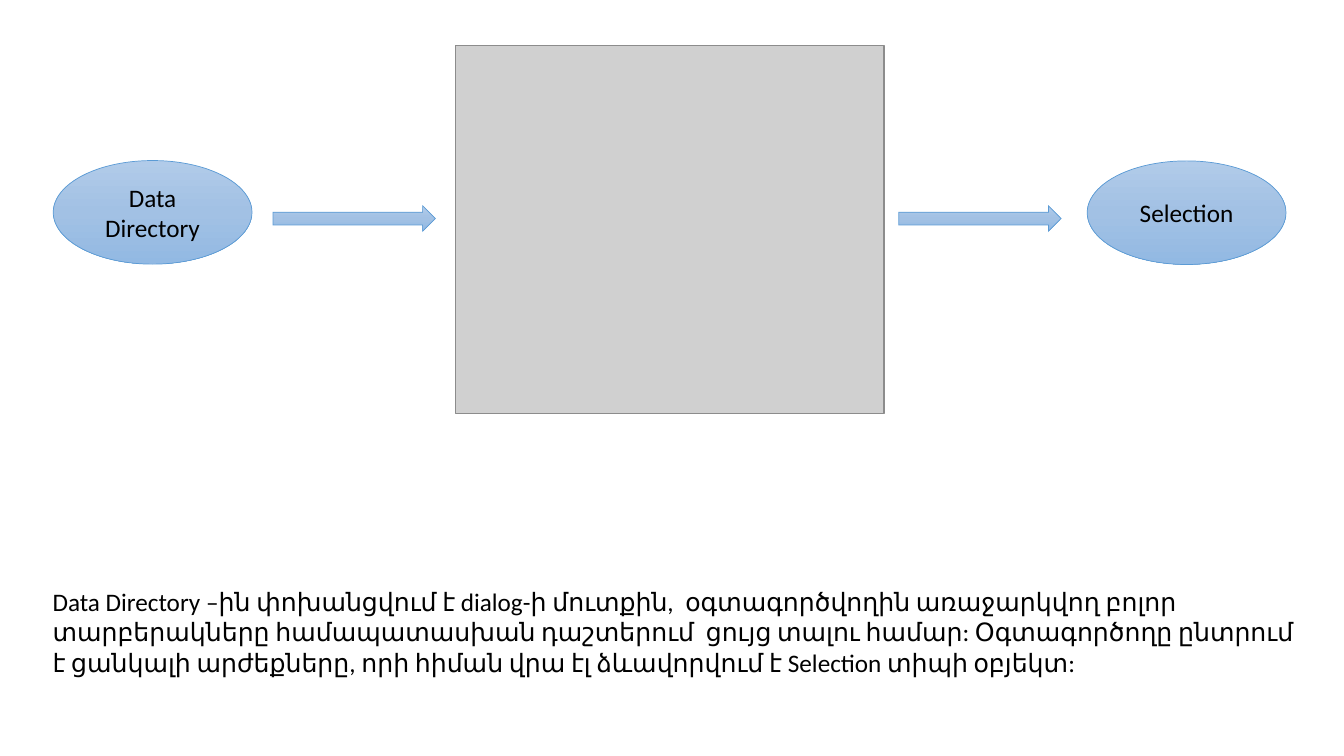
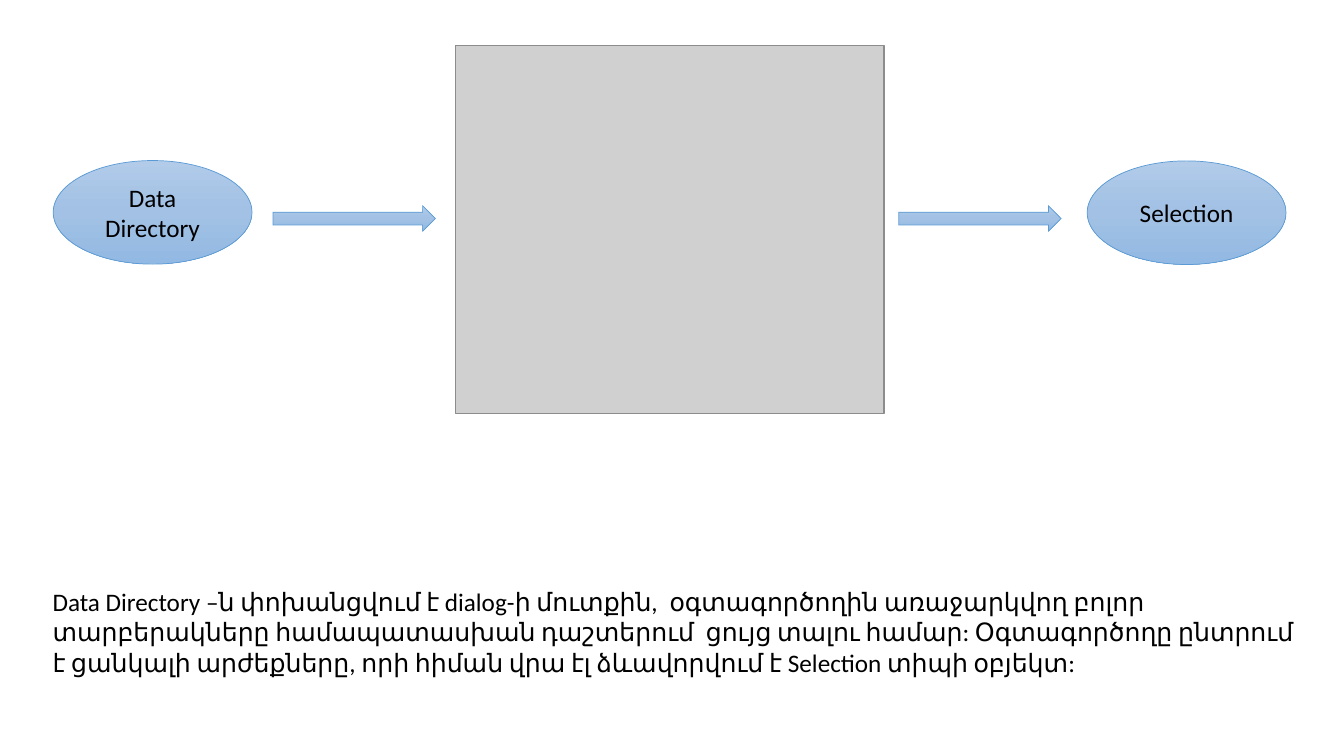
Before and after one commit to Mesrop-Gevorgyan/ATRChipset, a slide deck: slide 3 of Doc/Architecture_slide.pptx. Drawn at 1344x756 pixels with LibreOffice and Linux fonts; fonts in the diff are those of the drawing; grey boxes stand for pictures. Boxes give left, top, right and bottom in pixels: in the first picture for what was removed or moved away, otherwise in the second. Text is boxed around its words. In the diff, an @@ line names an element or a change of style, - is before the commit and + after.

```diff
--- a/Doc/Architecture_slide.pptx
+++ b/Doc/Architecture_slide.pptx
@@ text at box(53, 592, 1293, 678): text changed @@
-Data Directory –ին փոխանցվում է dialog-ի մուտքին, օգտագործվողին առաջարկվող բոլոր տարբերակները համապատասխան դաշտերում ցույց տալու համար: Օգտագործողը ընտրում է ցանկալի արժեքները, որի հիման վրա էլ ձևավորվում է Selection տիպի օբյեկտ:
+Data Directory –ն փոխանցվում է dialog-ի մուտքին, օգտագործողին առաջարկվող բոլոր տարբերակները համապատասխան դաշտերում ցույց տալու համար: Օգտագործողը ընտրում է ցանկալի արժեքները, որի հիման վրա էլ ձևավորվում է Selection տիպի օբյեկտ:
```
Also in this commit, not shown: 2 other slides changed.
